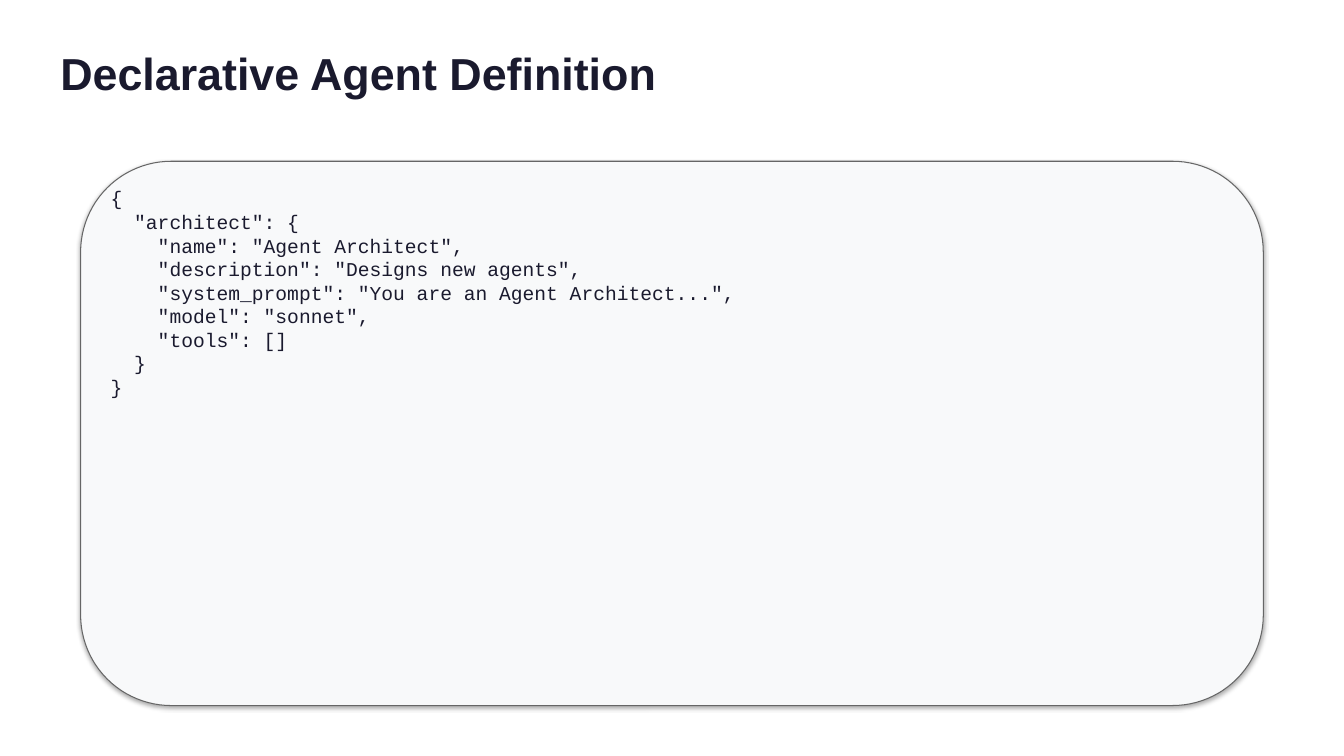
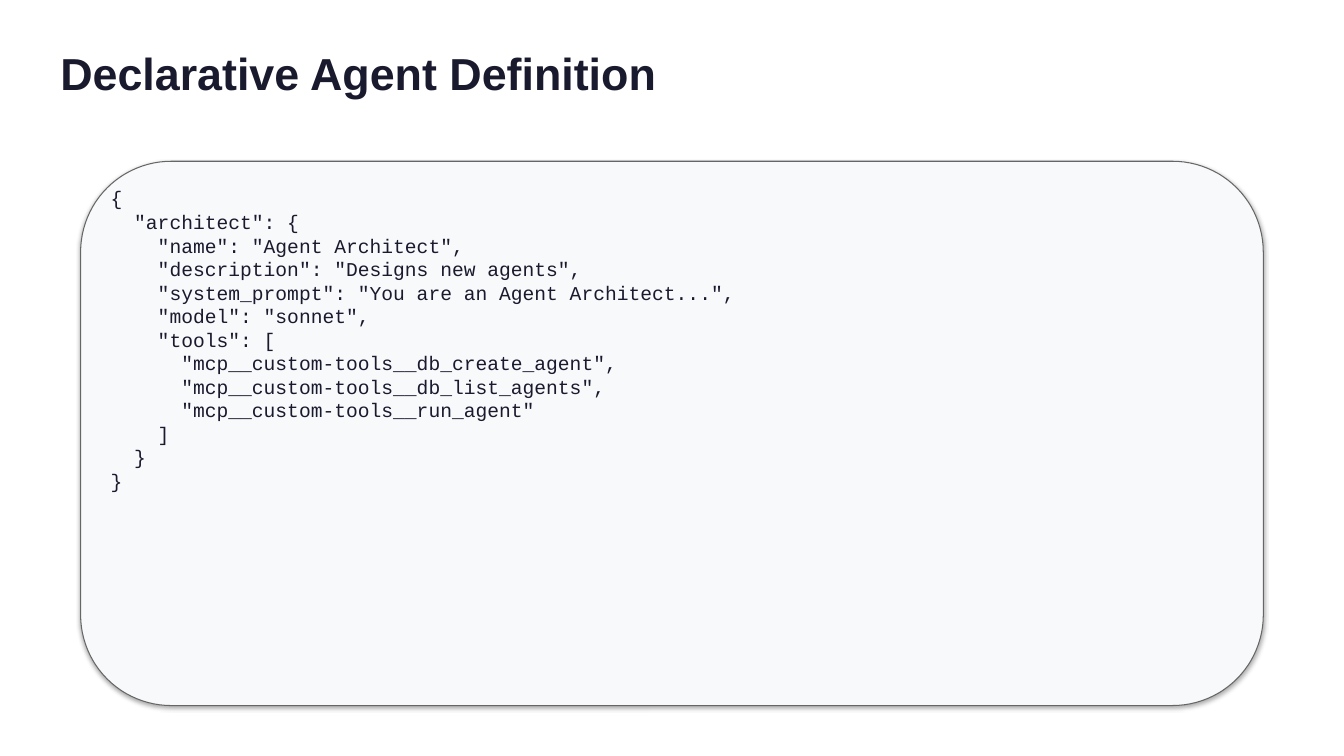
Before and after one commit to RPirruccio/lightning-agents, a slide deck: slide 7 of presentation/output/lightning-agents.pptx (slide 5 before the commit). Drawn at 1344x756 pixels with LibreOffice and Linux fonts; fonts in the diff are those of the drawing. Boxes give left, top, right and bottom in pixels: in the first picture for what was removed or moved away, otherwise in the second. Text is boxed around its words. In the diff, an @@ line names an element or a change of style, - is before the commit and + after.

```diff
--- a/presentation/output/lightning-agents.pptx
+++ b/presentation/output/lightning-agents.pptx
@@ text at bbox=[158, 333, 617, 421]: text changed @@
-"tools": []
+"tools": [
+"mcp__custom-tools__db_create_agent",
+"mcp__custom-tools__db_list_agents",
+"mcp__custom-tools__run_agent"
+]
```
Also in this commit, not shown: 5 other slides changed, 3 slides added, 2 slides removed, 25 other files.
